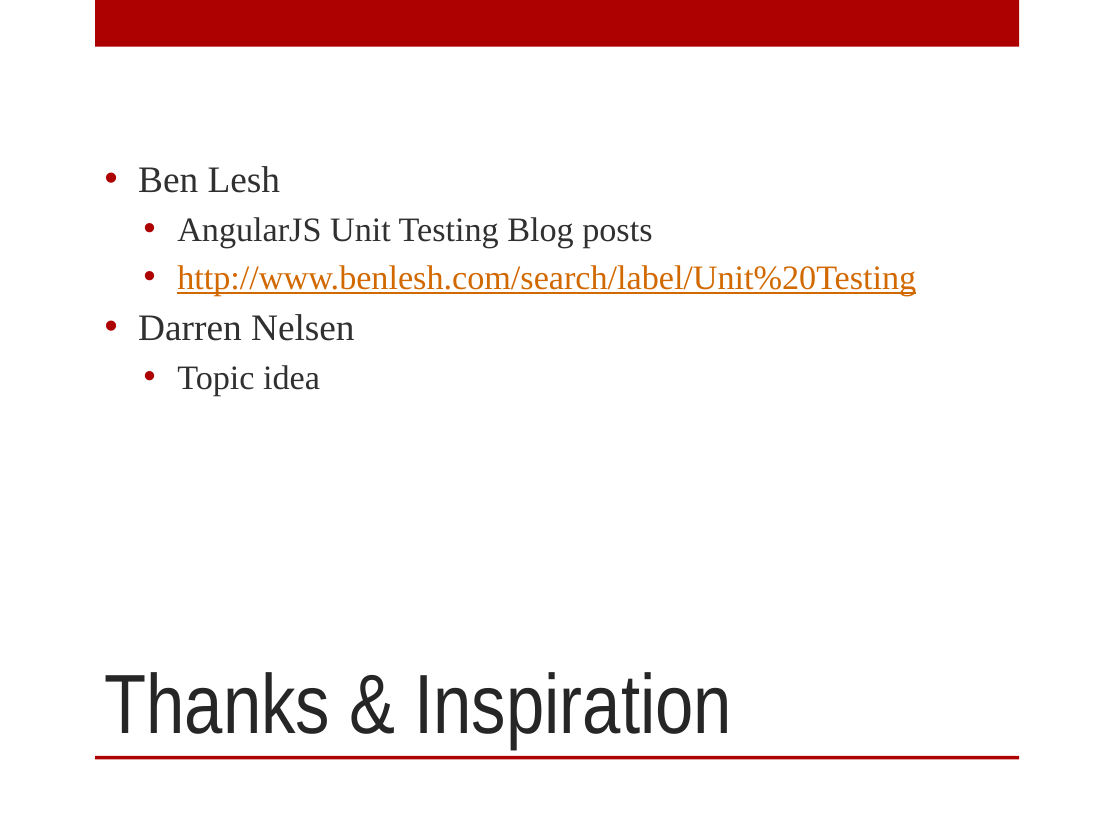
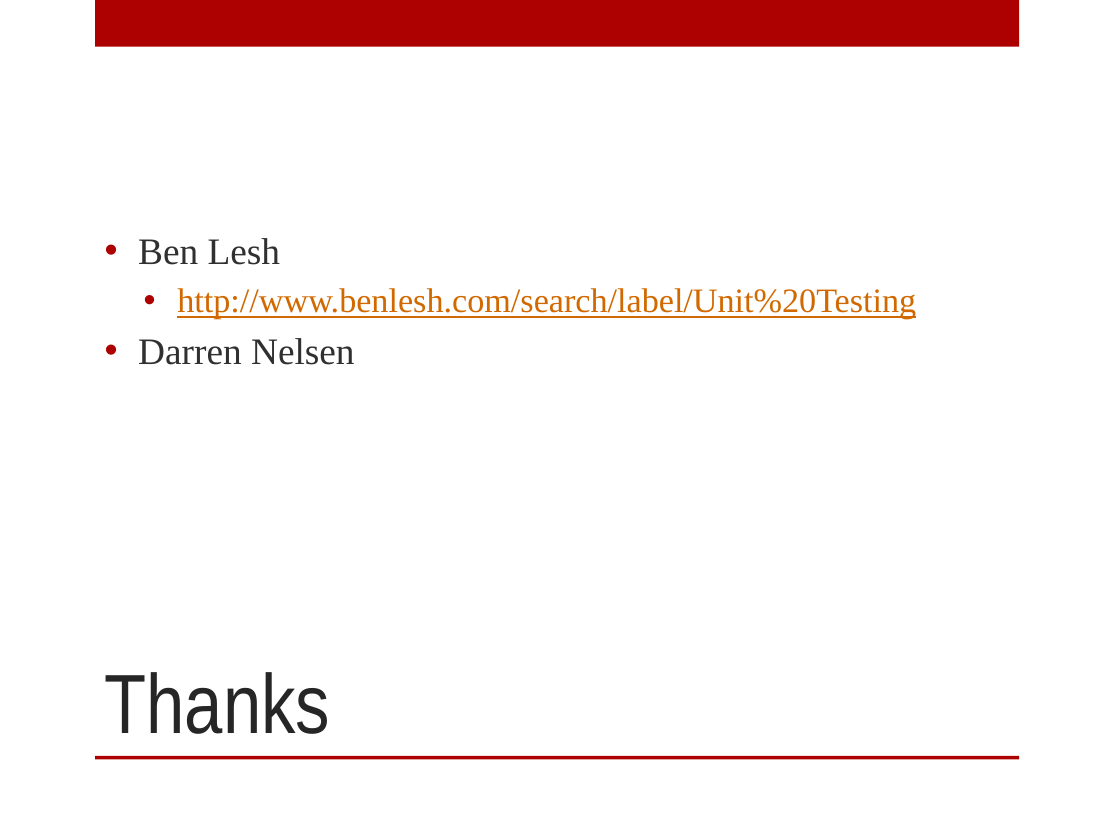
Before and after one commit to kennbrodhagen/angular-github-view, a slide deck: slide 2 of AngularJS Unit Testing.pptx (slide 3 before the commit). Drawn at 1120x840 pixels with LibreOffice and Linux fonts; fonts in the diff are those of the drawing; background and template pictures are left out. Boxes give left, top, right and bottom in pixels: in the first picture for what was removed or moved away, otherwise in the second. Text is boxed around its words. In the diff, an @@ line names an element or a change of style, - is before the commit and + after.

```diff
--- a/AngularJS Unit Testing.pptx
+++ b/AngularJS Unit Testing.pptx
@@ text at (x1=177, y1=217, x2=652, y2=248): paragraph removed @@
-  • AngularJS Unit Testing Blog posts
@@ text at (x1=177, y1=365, x2=320, y2=396): paragraph removed @@
-  • Topic idea
@@ title at (x1=105, y1=672, x2=331, y2=734): text changed @@
-Thanks & Inspiration
+Thanks
```
Also in this commit, not shown: 4 other slides changed, 2 slides added, 1 slide removed, 1 other file.
